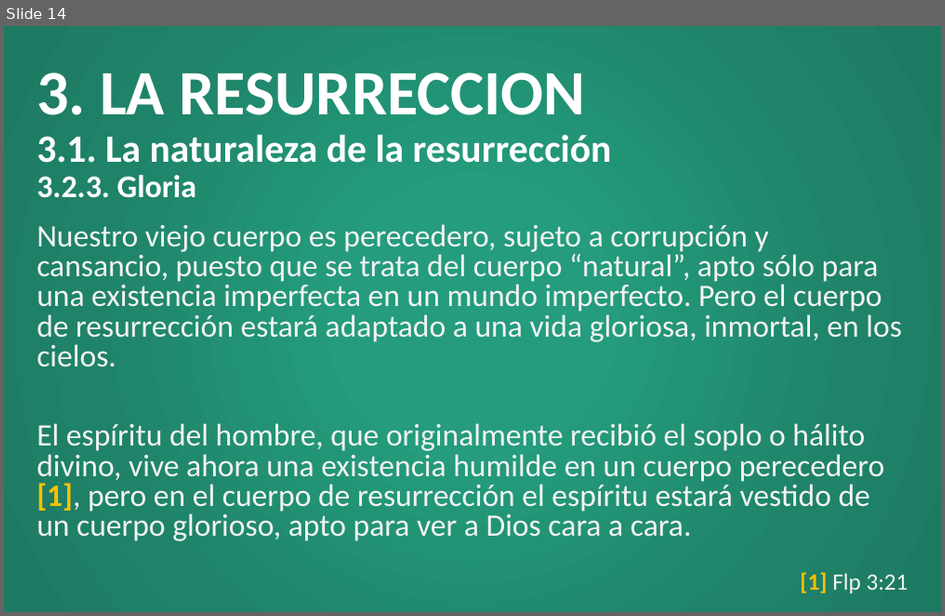
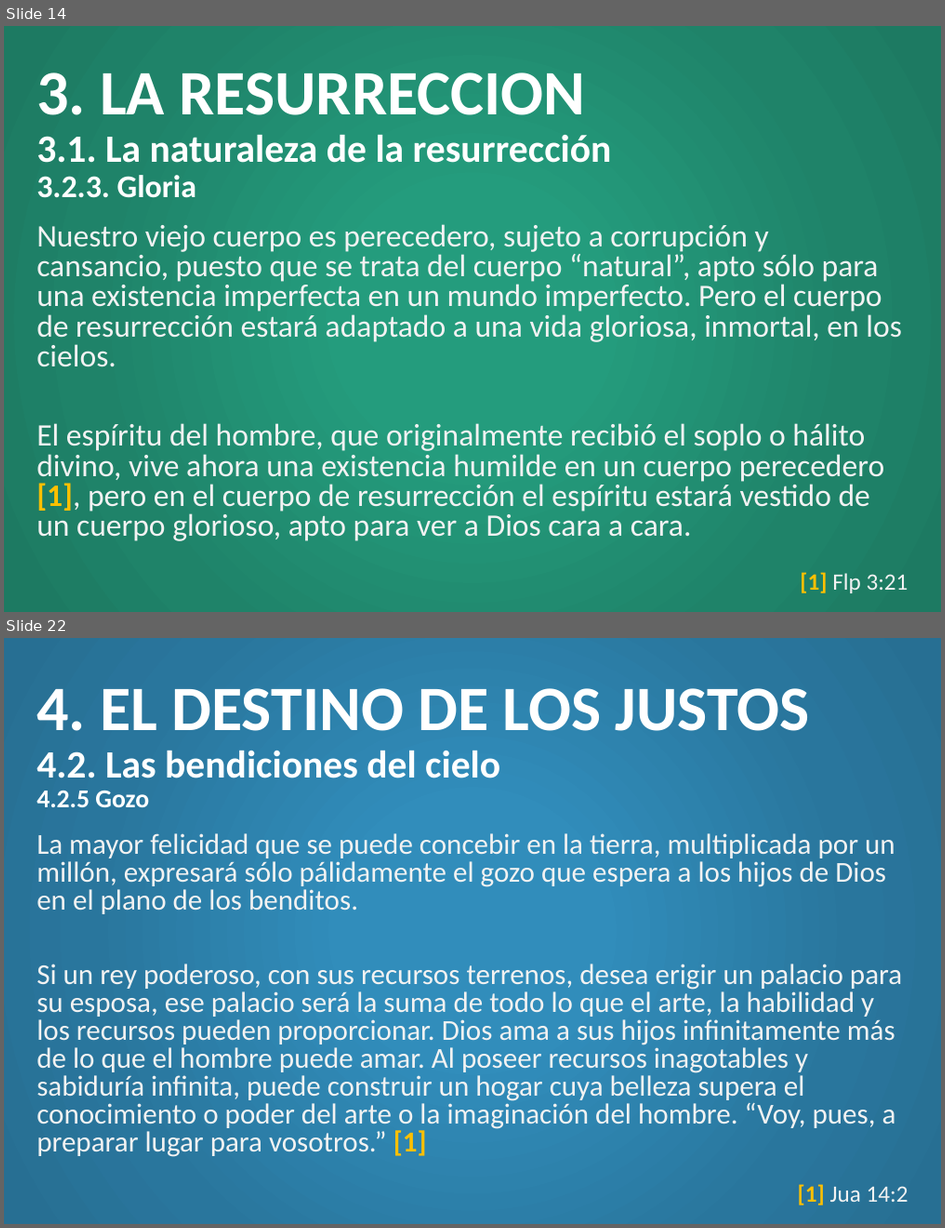
Before and after one commit to CreyTuning/documents, a slide deck: slideshow/Teologia Sistematica y Biblica - Myer Pearlman/Clases/10. Acontecimientos finales.pptx. Shown one above the other, each under a label of ours: slide 14 before the commit, slides 14 and 22 after it; the slides between them are not shown. The pictures are 945x616 and 945x1228 pixels, drawn with LibreOffice and Linux fonts; fonts in the diff are those of the drawing. Boxes give left, top, right and bottom in pixels: in the first picture for what was removed or moved away, otherwise in the second. Text is boxed around its words. In the diff, an @@ line names an element or a change of style, - is before the commit and + after.

```diff
--- a/slideshow/Teologia Sistematica y Biblica - Myer Pearlman/Clases/10. Acontecimientos finales.pptx
+++ b/slideshow/Teologia Sistematica y Biblica - Myer Pearlman/Clases/10. Acontecimientos finales.pptx
@@ slide 22 added at (x1=4, y1=638, x2=941, y2=1224), background gradient #318DBB to #29769D to #276F93 @@
@@ title added at (x1=37, y1=688, x2=809, y2=807), 29.7 pt, text #FFFFFF, bold @@
+4. EL DESTINO DE LOS JUSTOS
+4.2. Las bendiciones del cielo
+4.2.5 Gozo
@@ text added at (x1=37, y1=833, x2=902, y2=1157), 22.2 pt, text #F2F2F2 @@
+La mayor felicidad que se puede concebir en la tierra, multiplicada por un millón, expresará sólo pálidamente el gozo que espera a los hijos de Dios en el plano de los benditos.
+Si un rey poderoso, con sus recursos terrenos, desea erigir un palacio para su esposa, ese palacio será la suma de todo lo que el arte, la habilidad y los recursos pueden proporcionar. Dios ama a sus hijos infinitamente más de lo que el hombre puede amar. Al poseer recursos inagotables y sabiduría infinita, puede construir un hogar cuya belleza supera el conocimiento o poder del arte o la imaginación del hombre. “Voy, pues, a preparar lugar para vosotros.” [1]
@@ text added at (x1=798, y1=1184, x2=909, y2=1205), 18 pt, text #F2F2F2 @@
+[1] Jua 14:2
```
Also in this commit, not shown: 20 other slides added, 2 other files.
